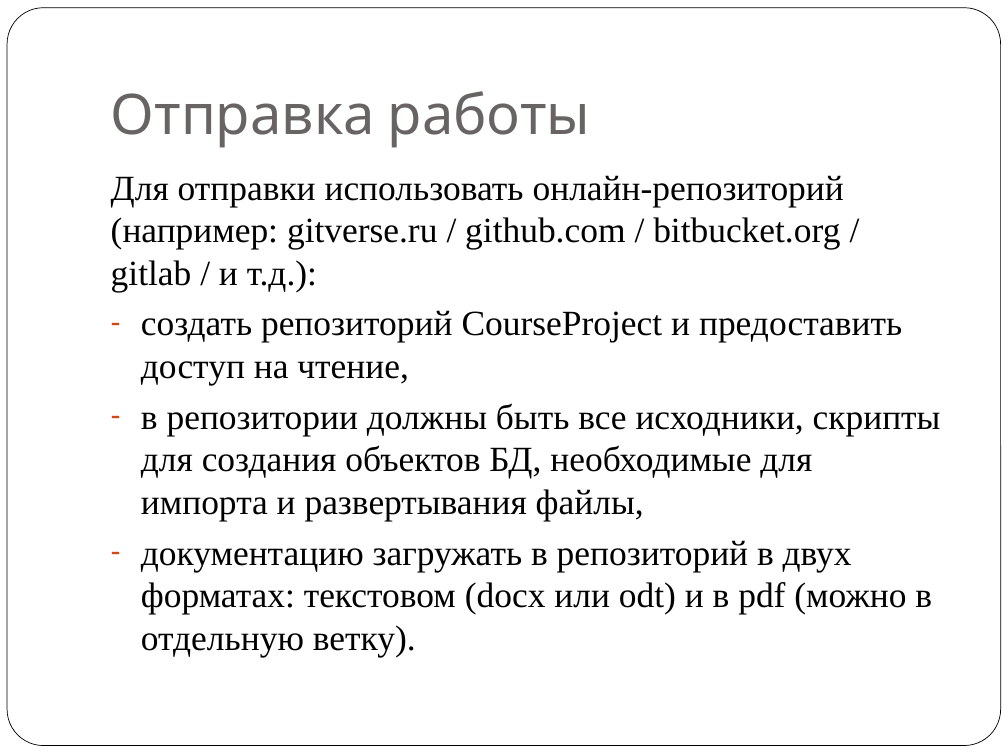
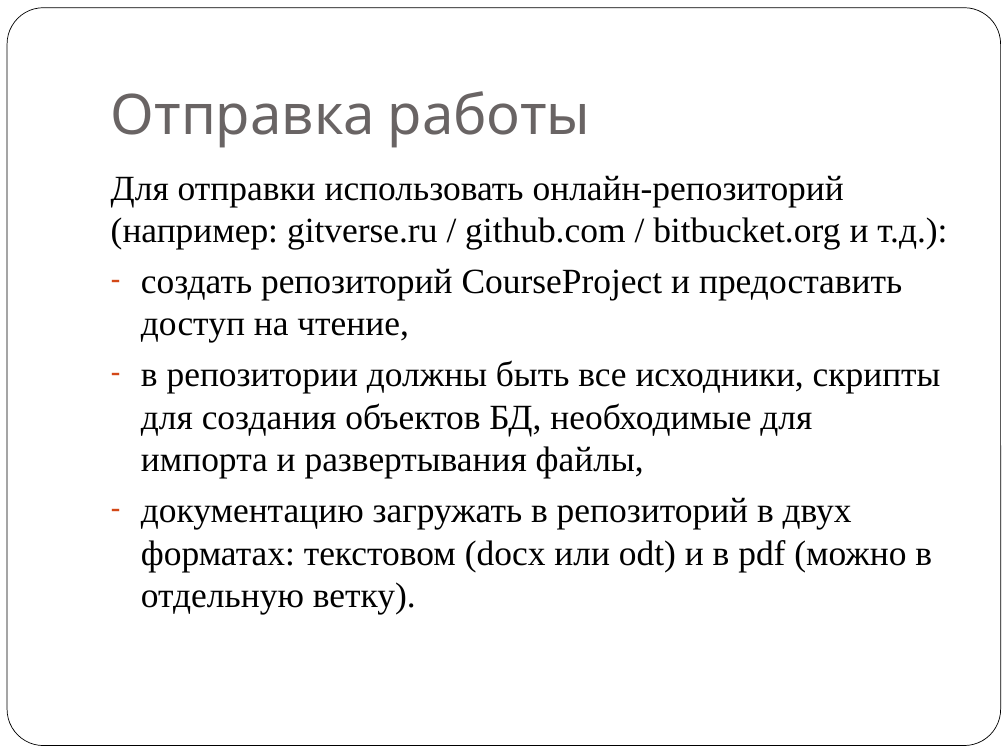
Before and after one commit to LokiMATI/ISRPO, a slide deck: slide 12 of Все лабы/МДК.02.01 ТРПО/КП/Курсовое проектирование 2026.pptx. Drawn at 1008x756 pixels with LibreOffice and Linux fonts; fonts in the diff are those of the drawing. Boxes give left, top, right and bottom in pixels: in the first picture for what was removed or moved away, otherwise in the second. Text is boxed around its words. In the diff, an @@ line names an element or a change of style, - is before the commit and + after.

```diff
--- a/Все лабы/МДК.02.01 ТРПО/КП/Курсовое проектирование 2026.pptx
+++ b/Все лабы/МДК.02.01 ТРПО/КП/Курсовое проектирование 2026.pptx
@@ text at bbox=[111, 175, 947, 249]: text changed @@
-Для отправки использовать онлайн-репозиторий (например: gitverse.ru / github.com / bitbucket.org / gitlab / и т.д.):
+Для отправки использовать онлайн-репозиторий (например: gitverse.ru / github.com / bitbucket.org и т.д.):
```
Also in this commit, not shown: 4 other slides changed, 1 slide removed, 4 other files.
